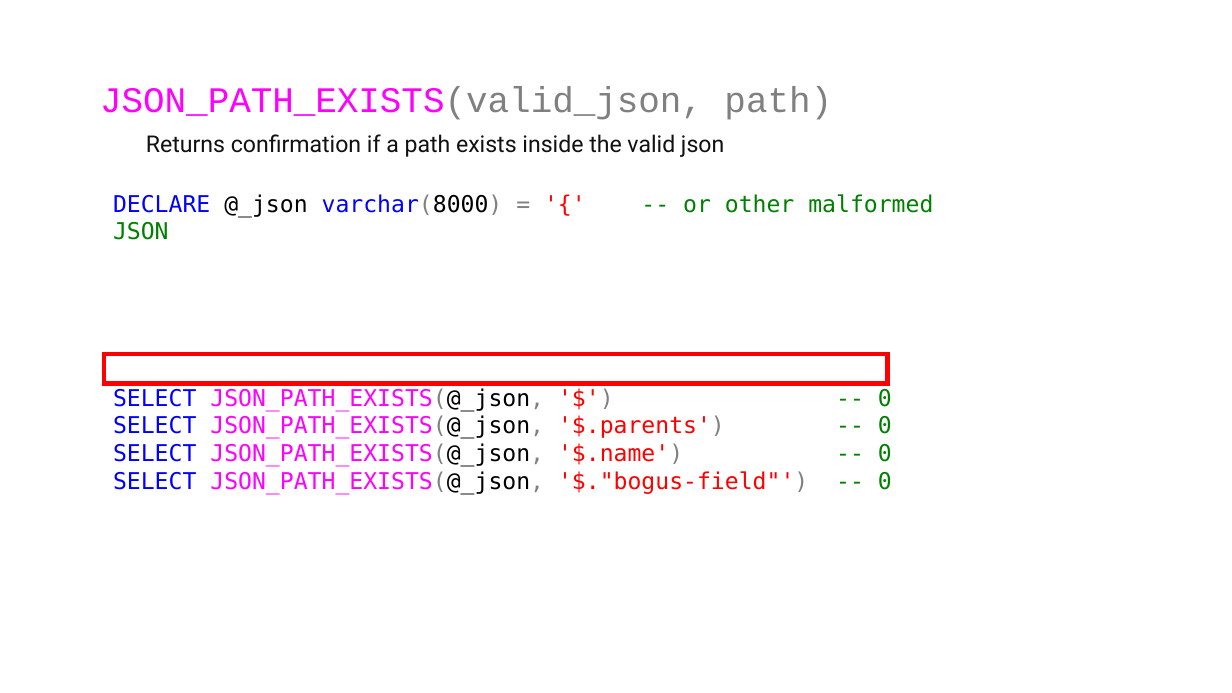
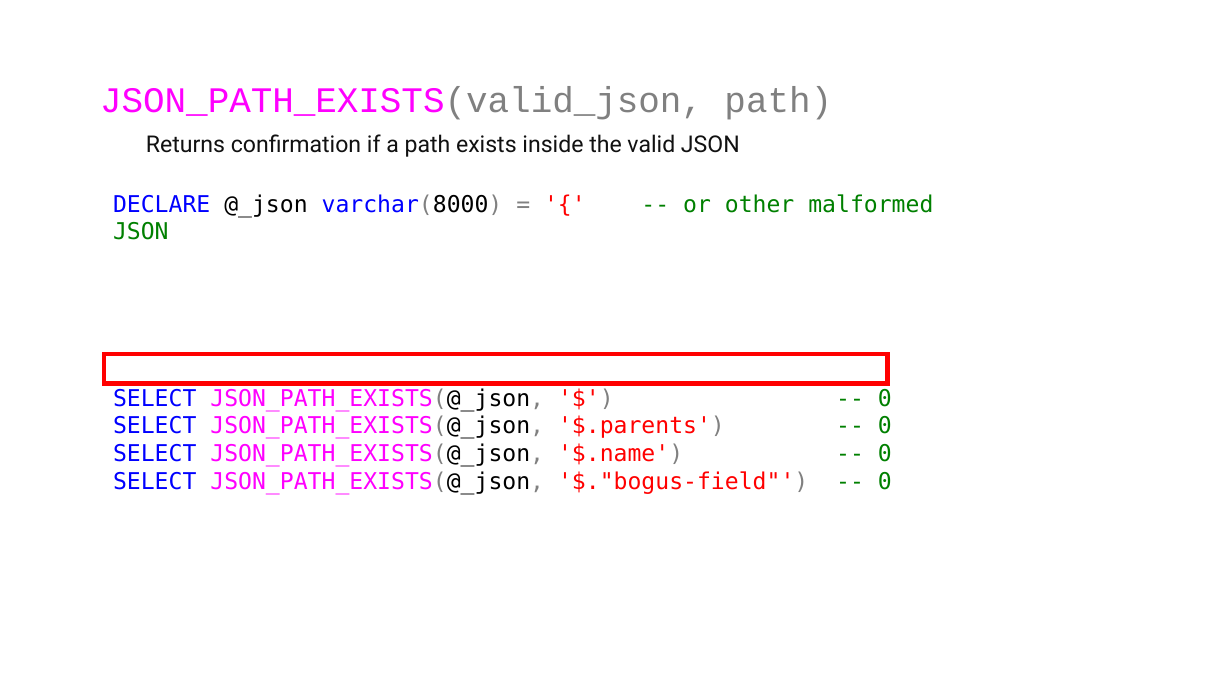
Before and after one commit to jbfoushee/MyPresentations, a slide deck: slide 35 of TSQL_JSON_Operators/TSQL_JSON_Operators.pptx. Drawn at 1232x693 pixels with LibreOffice and Linux fonts; fonts in the diff are those of the drawing. Boxes give left, top, right and bottom in pixels: in the first picture for what was removed or moved away, otherwise in the second. Text is boxed around its words. In the diff, an @@ line names an element or a change of style, - is before the commit and + after.

```diff
--- a/TSQL_JSON_Operators/TSQL_JSON_Operators.pptx
+++ b/TSQL_JSON_Operators/TSQL_JSON_Operators.pptx
@@ text at [146, 134, 740, 157]: text changed @@
-Returns confirmation if a path exists inside the valid json
+Returns confirmation if a path exists inside the valid JSON
```
Also in this commit, not shown: 6 other slides changed.
